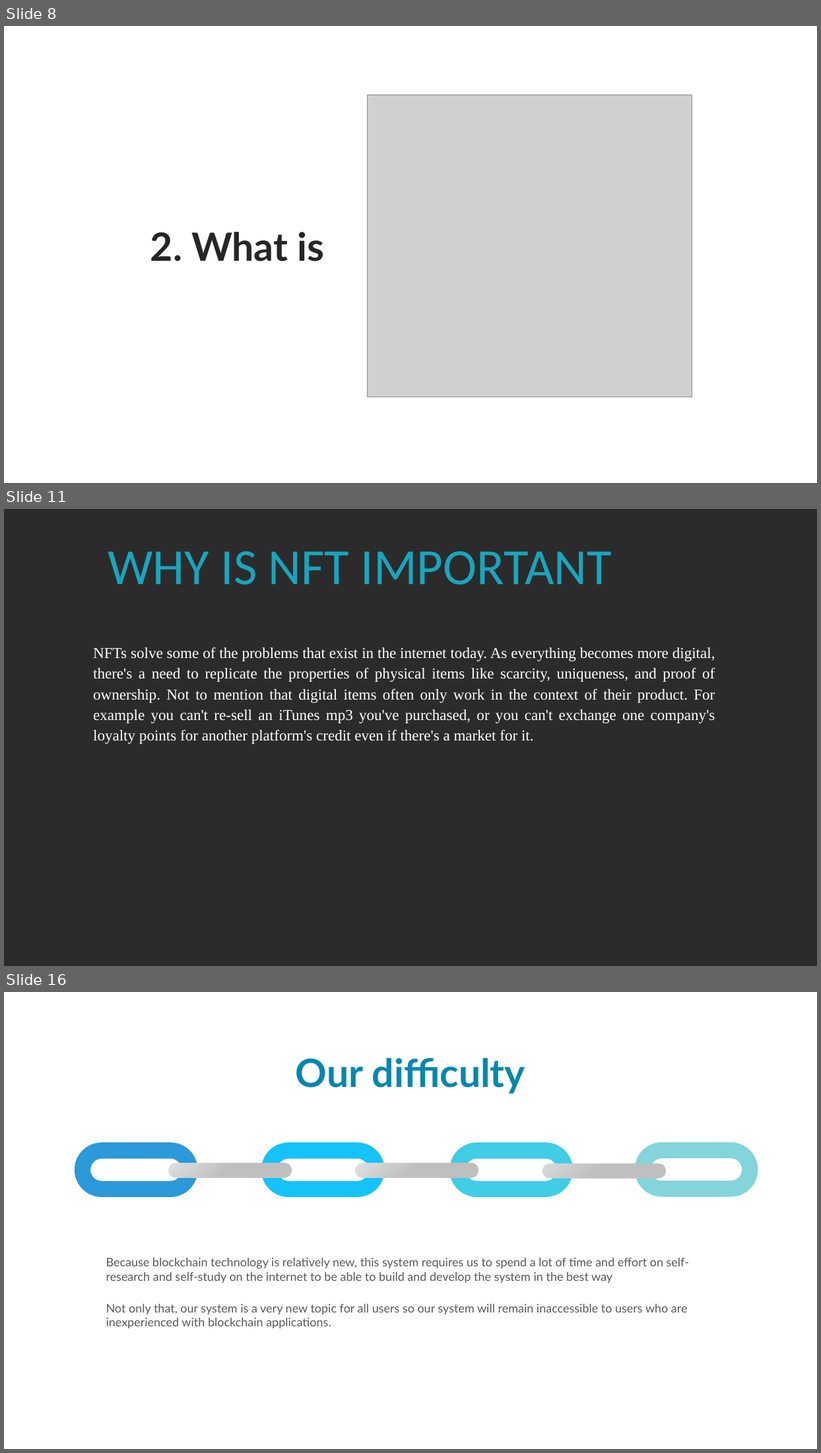
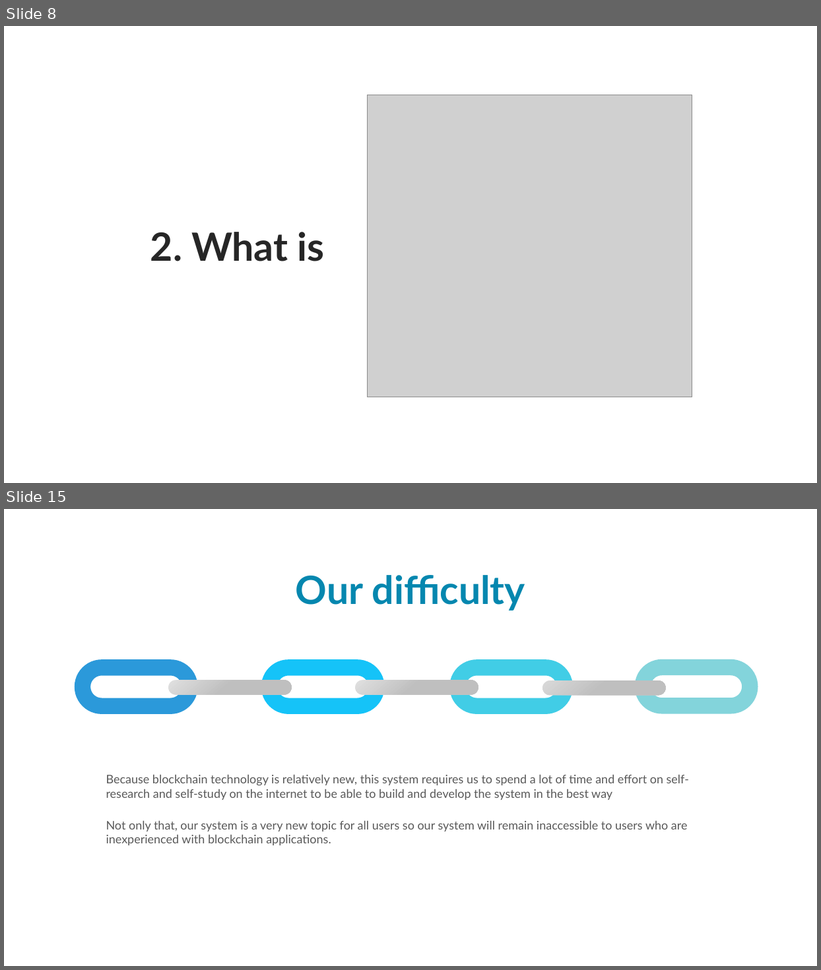
Before and after one commit to qhoangf/My-dapp, a slide deck: Presentation_ProjectOnSoftwareEngineering.pptx. Shown one above the other, each under a label of ours: slides 8, 11 and 16 before the commit, slides 8 and 15 after it; the slides between them are not shown. The pictures are 821x1453 and 821x970 pixels, drawn with LibreOffice and Linux fonts; fonts in the diff are those of the drawing; grey boxes stand for pictures; background and template pictures are left out; a plain dark background stands for a picture behind light text. Boxes give left, top, right and bottom in pixels: in the first picture for what was removed or moved away, otherwise in the second. Text is boxed around its words. In the diff, an @@ line names an element or a change of style, - is before the commit and + after.

```diff
--- a/Presentation_ProjectOnSoftwareEngineering.pptx
+++ b/Presentation_ProjectOnSoftwareEngineering.pptx
@@ slide 11 removed at [4, 509, 817, 966], background picture (left out) @@
@@ text removed at [108, 551, 612, 585] @@
-WHY IS NFT IMPORTANT
@@ text removed at [93, 647, 715, 744] @@
-NFTs solve some of the problems that exist in the internet today. As everything becomes more digital, there's a need to replicate the properties of physical items like scarcity, uniqueness, and proof of ownership. Not to mention that digital items often only work in the context of their product. For example you can't re-sell an iTunes mp3 you've purchased, or you can't exchange one company's loyalty points for another platform's credit even if there's a market for it.
@@ what was slide 16 is now slide 15 @@
```
Also in this commit, not shown: 8 slides changed, 1 slide added, 1 other slide removed, 1 other file.
